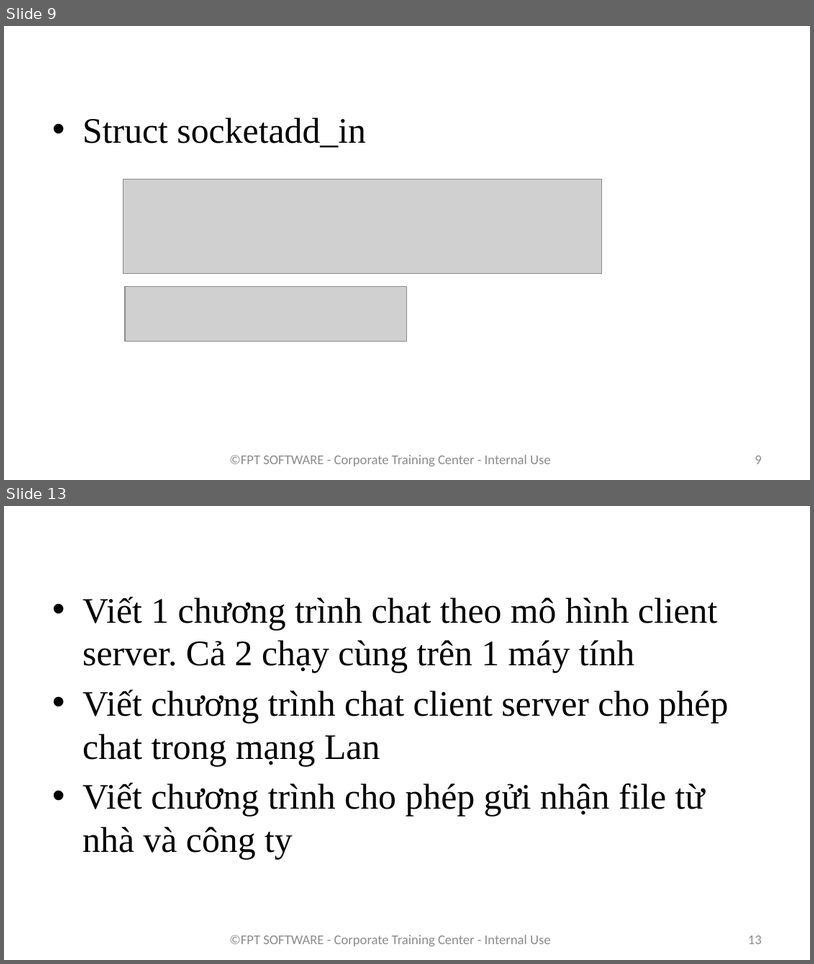
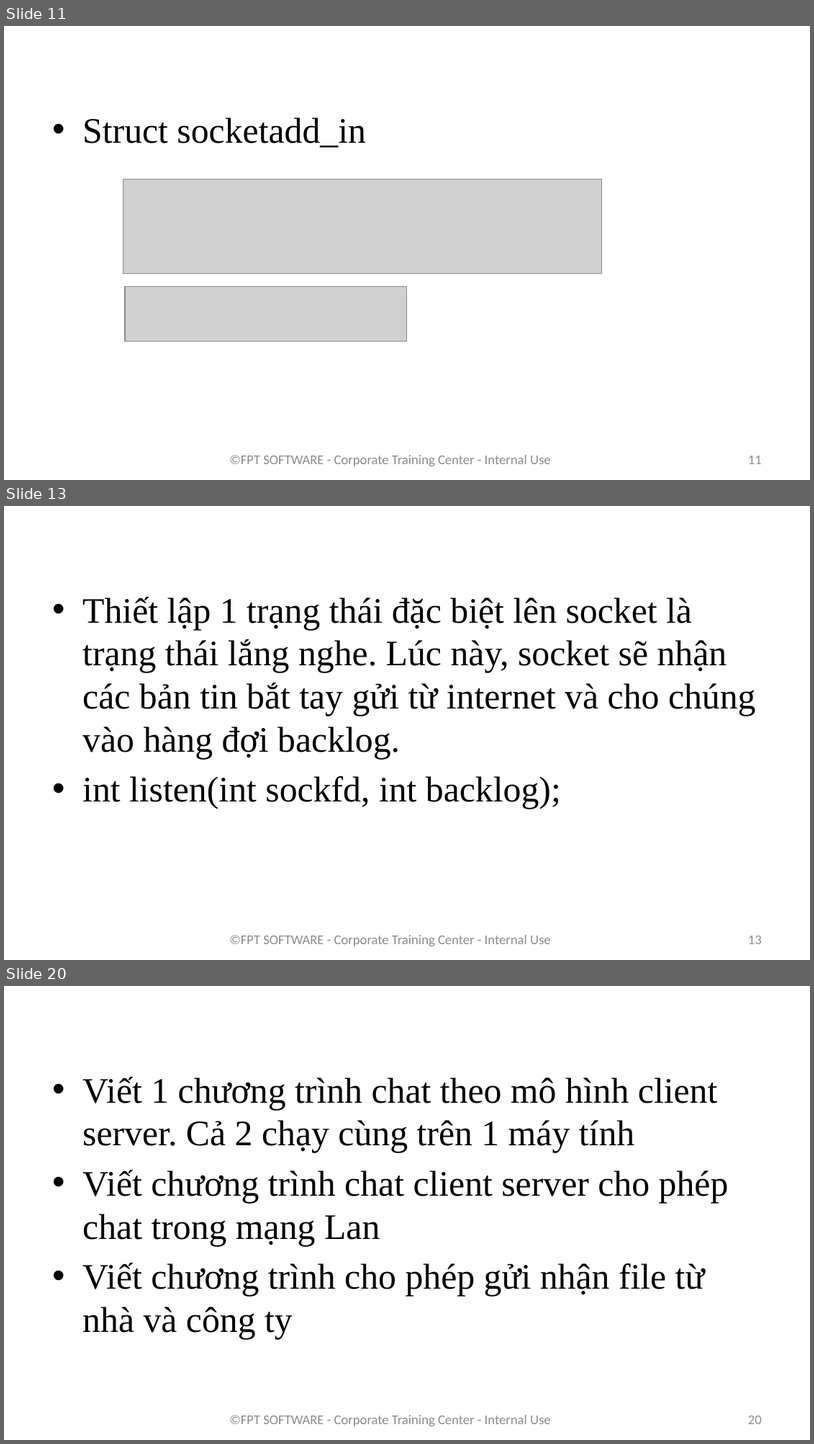
Before and after one commit to phuthodien/training_linux_embedded_v2, a slide deck: Bai 9/Lập trình với socket.pptx. Shown one above the other, each under a label of ours: slides 9 and 13 before the commit, slides 11, 13 and 20 after it; the slides between them are not shown. The pictures are 814x964 and 814x1444 pixels, drawn with LibreOffice and Linux fonts; fonts in the diff are those of the drawing; grey boxes stand for pictures; background and template pictures are left out. Boxes give left, top, right and bottom in pixels: in the first picture for what was removed or moved away, otherwise in the second. Text is boxed around its words. In the diff, an @@ line names an element or a change of style, - is before the commit and + after.

```diff
--- a/Bai 9/Lập trình với socket.pptx
+++ b/Bai 9/Lập trình với socket.pptx
@@ slide 13 added at <box>4,506,810,960</box>, background picture (left out) @@
@@ title added at <box>44,506,635,562</box>, 36 pt, text #FFFFFF, bold @@
+Lắng nghe kết nối
@@ text added at <box>82,597,756,809</box>, 32 pt, text #000000 @@
+• Thiết lập 1 trạng thái đặc biệt lên socket là trạng thái lắng nghe. Lúc này, socket sẽ nhận các bản tin bắt tay gửi từ internet và cho chúng vào hàng đợi backlog.
+• int listen(int sockfd, int backlog);
@@ text added at <box>229,934,551,946</box>, 12 pt, text #8C8C8C @@
+©FPT SOFTWARE - Corporate Training Center - Internal Use
@@ page number added at <box>748,935,762,944</box>, 12 pt, text #8C8C8C @@
+13
@@ what was slide 9 is now slide 11 @@
@@ page number at <box>748,455,762,464</box>: text changed @@
-9
+11
@@ what was slide 13 is now slide 20 @@
@@ page number at <box>748,1415,762,1424</box>: text changed @@
-13
+20
```
Also in this commit, not shown: 3 slides changed, 6 other slides added, 28 other files.
